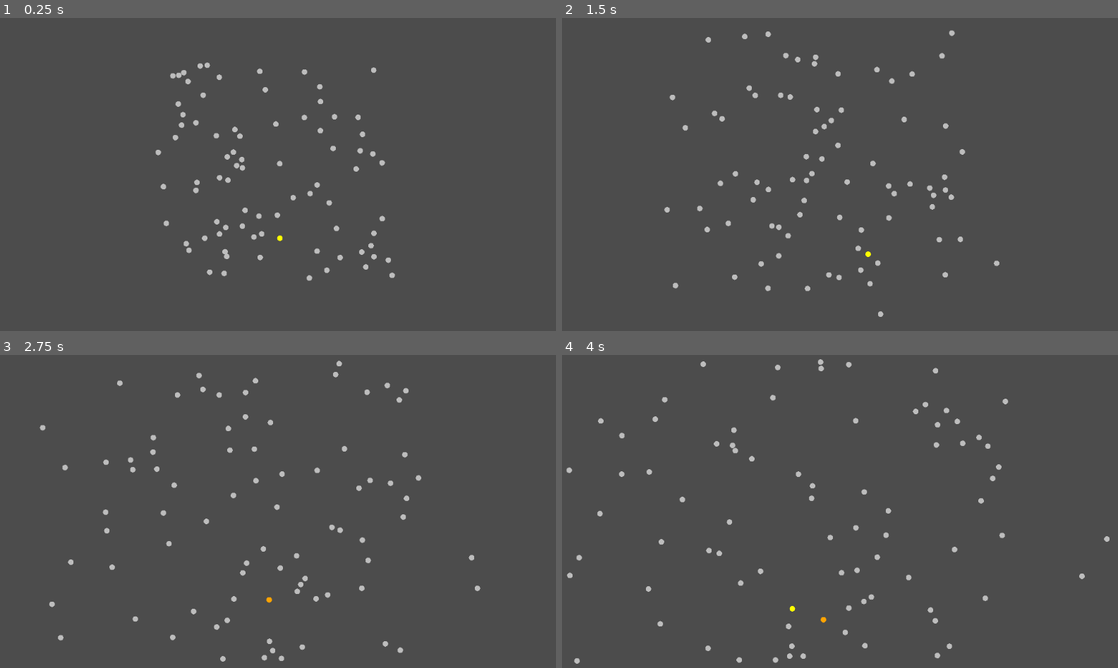
Above: before the commit, frames 1-4 (two rows, left to right).
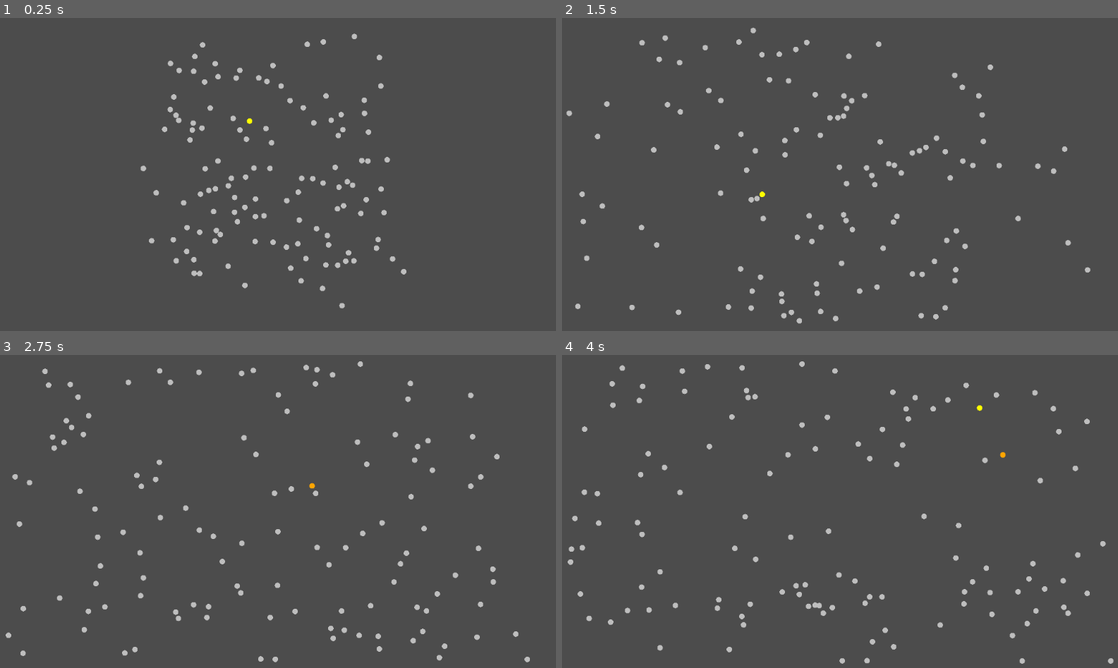
Above: after the commit, the same moments.

Repository: h4de5/godot-wusely
Game: Godot game, scene res://src/game.tscn
Same seed, same stepped clock (60 frames per second), same inputs: the game is played once before the commit and once after it.
Inputs:
- Up to frame 1 (0.25 s): no input
- Up to frame 2 (1.5 s): no input
- Up to frame 3 (2.75 s): no input
- Up to frame 4 (4 s): no input

The runs differ from the first frame. In frame 1, 3.0% of the frame differs, in the area x 25-74%, y 4-93%; in frame 2, 3.1%; in frame 3, 3.1%, in the area x 1-96%, y 1-99%; in frame 4, 3.1%.

Commit message:
Refactor some is_ checks, Remove old code fragments, Add comments, Fix movement depending on framerate

Diff:
--- a/project.godot
+++ b/project.godot
@@ -21,4 +21,6 @@
 
 [rendering]
 
+quality/intended_usage/framebuffer_allocation=1
+quality/intended_usage/framebuffer_allocation.mobile=1
 environment/default_environment="res://default_env.tres"
--- a/src/host.gd
+++ b/src/host.gd
@@ -1,29 +1,45 @@
 extends KinematicBody2D
 #extends Reference
-
-# class_name Host
 
 const COLOR_BASE = Color.gray
 const COLOR_DEATH = Color.black
 
-#const Virus = preload("res://src/virus.gd")
-#const Infection = preload("res://src/infection.gd")
-
 # TODO - get each host a randomize name
-
 onready var sprite = get_node("Sprite")
 onready var infections = get_node("Infections")
 
-#var infections: Array = Array()
-
+# those getters will search through all current infections of a host
+# is set the host is infected by a given virus
+var is_infected : bool = false setget , get_infected
+# whenever a host shows symptoms of an infection
+var is_symptoms : bool = false setget , get_symptoms
+# defines if a Host is contagious
+var is_contagious : bool = false setget , get_contagious
 
 # whener a dot is dead
 var is_dead : bool = false setget set_dead
 var direction : Vector2 = Vector2(0,0)
-var speed = 30
+var speed = 1.2
 
 func set_dead(val: bool):
 	is_dead = val
+
+func get_infected():
+	return find_infection('is_infected', null)
+func get_symptoms():
+	return find_infection('is_symptoms', null)
+func get_contagious():
+	return find_infection('is_contagious', null)
+
+func find_infection(attribute, virus = null):
+	if infections.get_child_count() > 0:
+		for infection in infections.get_children():
+			if virus == null or infection.virus == virus:
+				return infection.get(attribute)
+	if virus == null :
+		return false
+	else:
+		return null
 
 # when a dot is infected by a virus, it get added to the list of infections
 func infect(virus):
@@ -37,42 +53,33 @@
 	infection.host = self
 	infection.virus = virus
 	# add infection to hosts list
-#	infections.append(infection)
 	infections.add_child(infection)
 
-	# infection.connect("SIGNAL_VULNERABLE", infection, "on_contagion")
-	# infection.emit_signal("SIGNAL_CONTAGIOUS")
 
 	# return it, for later use..
 	return infection
 
 # check if a virus can infect the host
 func infectable(virus):
-#func infectable(virus):
 	var is_vulnerable = true
 	# TODO - even a dead body could be vulnerable
 	if is_dead:
-		is_vulnerable = false
-	#elif len(infections) > 0:
-	elif infections.get_child_count() > 0:
-		# if i have the virus in question
-		# and if I am immune
-		# than I cannot get the virus again
-		for infection in infections.get_children():
-			if infection.virus == virus and \
-				! infection.is_vulnerable:
-				is_vulnerable = false
-				break
+		return false
+	else:
+		# vulnerable is only true, if not already infected and not immune
+		# not_vulnerable is the opposite
+		# if there is no infection with the given virus, null is returned
+		# in that case, the host is vulnerable
+		is_vulnerable = find_infection('is_not_vulnerable', virus)
+		if is_vulnerable == null:
+			is_vulnerable = true
 	return is_vulnerable
 
 # if dot meets another dot
 func meet(encounter):
-
 	# go through all my current infections
 	# check if encounter is voluarable
-#	if len(infections) > 0:
 	if infections.get_child_count() > 0:
-		#print('i could infect somebody')
 		for infection in infections.get_children():
 			# for each infection that is still contagious
 			# check if the encounter is still vulnerable
@@ -82,50 +89,34 @@
 				infection.virus.chance(infection.virus.chance_of_infection):
 				encounter.infect(infection.virus)
 
-#	if d1.is_contagious and d2.is_vulnerable:
-#		if chance(chance_to_infection):
-#			d2.infect(self)
-#
-#	elif d2.is_contagious and d1.is_vulnerable:
-#		d1.is_infected = chance(chance_to_infection)
-
-
 # Called when the node enters the scene tree for the first time.
 func _ready():
+	# start color
 	set_color(COLOR_BASE)
+	# start position
 	position = Vector2(randf() * 400 -200, randf() * 400 -200)
-#	Vector2 move_and_slide(linear_velocity: Vector2, up_direction: Vector2 = Vector2( 0, 0 ),
-#	stop_on_slope: bool = false, max_slides: int = 4, floor_max_angle: float = 0.785398, infinite_inertia: bool = true)
-
+	# start direction
 	direction = Vector2(randf() * 400 -200, randf() * 400 -200)
 
-	#move_and_slide(, floor_direction=Vector2(0,0), slope_stop_min_velocity=5,max_bounces=4)
-
-#func _physics_process(delta: float) -> void:
 func _process(delta: float) -> void:
 	 # Get velocity
-	var velocity = speed * delta * direction # move slow? increases speed or multiply this x 100
+	var velocity = speed * direction # move slow? increases speed or multiply this x 100
 	# move and slide:
-	if !is_dead:
-		move_and_slide(velocity)
+	if is_dead:
+		speed *= 0.99
+	if is_symptoms:
+		velocity /= 2
+	move_and_slide(velocity)
 	# check if there is a collision:
 	if get_slide_count() > 0:
 		var collision = get_slide_collision(0)
 		if collision != null:
-			direction = direction.bounce(collision.normal) # do ball bounce
-#			if collision.collider extends load('res://src/hosts.gd'):
+			# bounce on collision
+			direction = direction.bounce(collision.normal)
 			if collision.collider.get_script() == load("res://src/host.gd"):
+				# if 2 hosts meet
 				meet(collision.collider)
-				#print('i met another host')
 
-
+# change color modulation of host
 func set_color(color: Color):
 	sprite.modulate = color
-#	call_deferred("_set_color", color)
-
-#func _set_color(color: Colo#r):
-
-
-# Called every frame. 'delta' is the elapsed time since the previous frame.
-#func _process(delta):
-#	pass
--- a/src/infection.gd
+++ b/src/infection.gd
@@ -1,8 +1,6 @@
 extends Node
-#extends Reference
-
-# class_name Infection
-#const Virus = preload("res://src/virus.gd")
+# only node type can have a _process method
+# extends Reference
 
 const TIME_SCALE = 0.1
 
@@ -21,8 +19,13 @@
 signal SIGNAL_IMMUNE
 signal SIGNAL_DEATH
 
+# infection.connect("SIGNAL_VULNERABLE", infection, "on_contagion")
+# infection.emit_signal("SIGNAL_CONTAGIOUS")
+
 # depends on other variables, cannot be set
 var is_vulnerable : bool = true setget , get_vulnerable
+# depends on other variables, cannot be set
+var is_not_vulnerable : bool = true setget , get_not_vulnerable
 # is set the host is infected by a given virus
 var is_infected : bool = false setget set_infected
 # whenever a host shows symptoms of an infection
@@ -62,6 +65,9 @@
 	else:
 		return false
 
+func get_not_vulnerable():
+	return ! is_vulnerable
+
 func set_host(h):
 	host = h
 
@@ -71,12 +77,7 @@
 	timer_to_symptoms = virus.time_to_symptoms * TIME_SCALE
 	timer_to_cure = virus.time_to_cure * TIME_SCALE
 	timer_to_death = virus.time_to_death * TIME_SCALE
-
 	on_infected()
-
-func _ready():
-#	connect("SIGNAL_VULNERABLE", self, on_contagion)
-	pass
 
 func _process(delta: float) -> void:
 	# reduce timers by delta time
--- a/src/main.gd
+++ b/src/main.gd
@@ -13,7 +13,7 @@
 
 func set_hosts():
 
-	for i in range(80):
+	for i in range(120):
 		get_node("hosts").add_child(host.instance())
 	outbreak()
 
